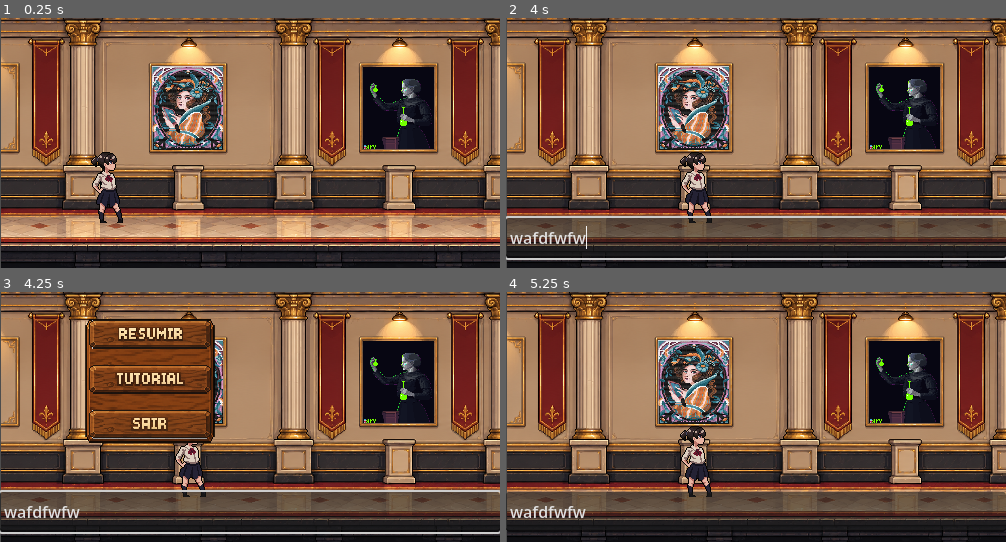
Above: before the commit, frames 1-4 (two rows, left to right).
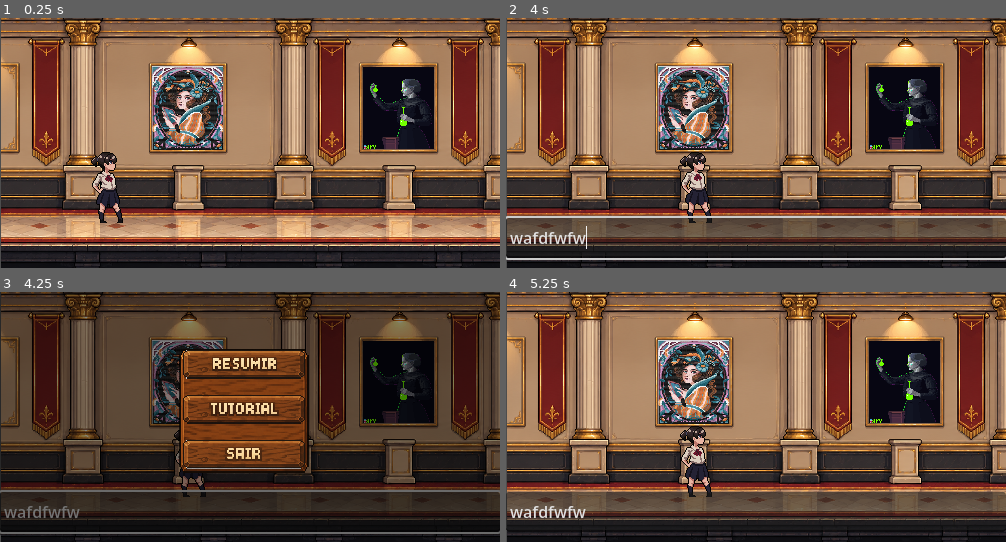
Above: after the commit, the same moments.

Repository: Angelogvr/Hackathon-SEDCITEC
Game: Godot game, scene res://cenas/Jogo.tscn
The game is run twice, just before and just after one commit, with the same random seed, the same clock (stepped at 60 frames per second) and the same inputs.
Inputs (mouse positions are in pixels of both pictures, inside the frame that each line leads up to; where the layout moved, square brackets give the same spot in the first picture):
- Up to frame 1 (0.25 s): no input
- Up to frame 2 (4 s): tap Enter at 0.5 s; hold F (interact) 0.53-1.28 s; hold D (move_right) 0.53-2.03 s; tap W (move_up) at 0.77, 1.52, 3.02, 3.77 s; tap F (interact) at 1.35, 2.85 s; hold A (move_left) 2.03-2.78 s; hold F (interact) 2.03-2.78 s; hold D (move_right) from 2.78 s (still down); hold F (interact) from 3.53 s (still down)
- Up to frame 3 (4.25 s): keep holding D (move_right); keep holding F (interact); tap Escape (pause) at 4.15 s
- Up to frame 4 (5.25 s): release D (move_right) at 4.28 s; release F (interact) at 4.28 s; hold A (move_left) 4.28-5 s; tap F (interact) at 4.35 s; tap W (move_up) at 4.52 s; click (751, 364) [656, 334] at 5 s

Frames 1-2 are identical in both runs. In frame 3, 79% of the frame differs, in the area x 0-100%, y 0-98%; in frame 4, nothing differs.

Commit message:
Atualização da tela de pause

Diff:
--- a/cenas/Jogo.tscn
+++ b/cenas/Jogo.tscn
@@ -215,3 +215,5 @@
 
 [node name="music" type="AudioStreamPlayer" parent="." unique_id=1071413914]
 stream = ExtResource("18_6cw58")
+volume_db = -25.0
+autoplay = true
--- a/entidades/pause_menu.tscn
+++ b/entidades/pause_menu.tscn
@@ -17,12 +17,24 @@
 anchors_preset = 15
 anchor_right = 1.0
 anchor_bottom = 1.0
+offset_left = 68.0
+offset_top = 25.0
+offset_right = 68.0
+offset_bottom = 25.0
 grow_horizontal = 2
 grow_vertical = 2
 script = ExtResource("1_i0ga5")
 
+[node name="ColorRect" type="ColorRect" parent="." unique_id=717751654]
+layout_mode = 0
+offset_left = -155.0
+offset_top = -25.0
+offset_right = 431.0
+offset_bottom = 223.0
+color = Color(0, 0, 0, 0.48235294)
+
 [node name="ContainerPixelArtFundoTransparente" type="Sprite2D" parent="." unique_id=1372010142]
-position = Vector2(68, 70)
+position = Vector2(162, 100)
 scale = Vector2(0.09530386, 0.14676906)
 texture = ExtResource("2_gy246")
 
@@ -52,7 +64,7 @@
 texture_hover = ExtResource("5_4mfpr")
 
 [node name="PixelWoodcraftControlsSign" type="Sprite2D" parent="." unique_id=1628062013]
-position = Vector2(124, 64)
+position = Vector2(162, 90.00001)
 scale = Vector2(0.16760787, 0.2010499)
 texture = ExtResource("9_6wip2")
 
